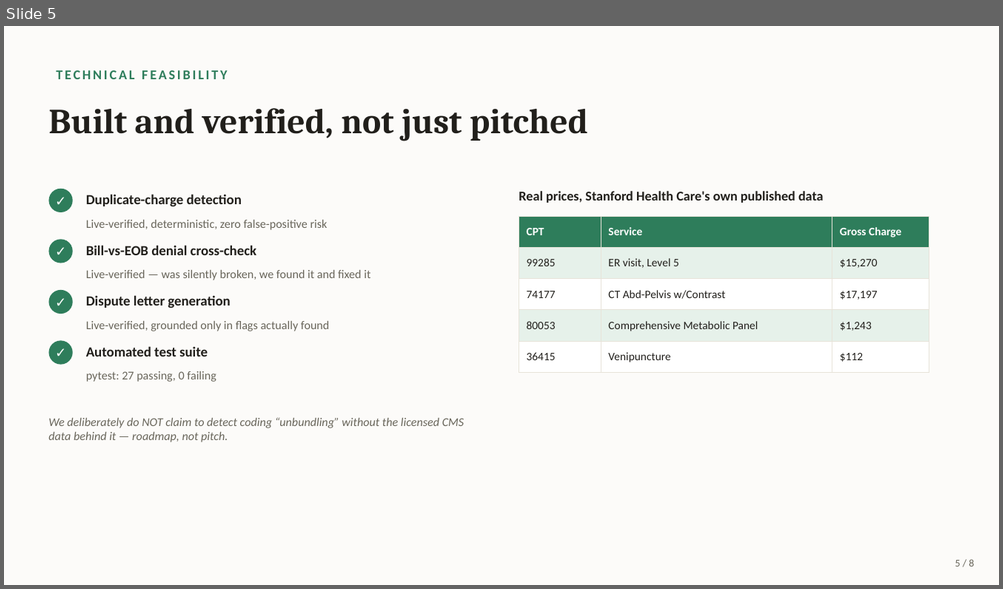
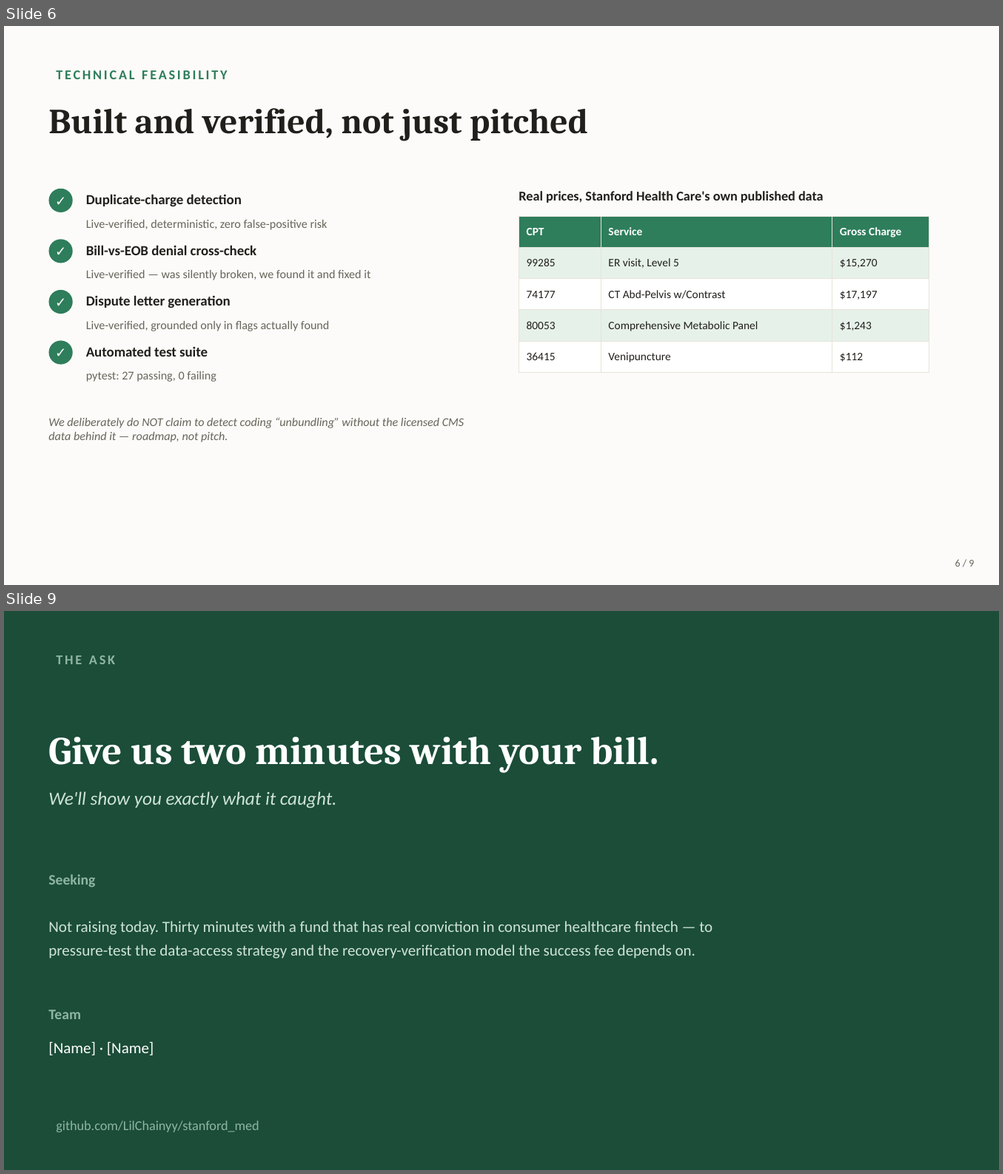
Before and after one commit to LuLu1016/clearbill-ai, a slide deck: pitch_deck/ClearBill_AI_Pitch_Deck.pptx. Shown one above the other, each under a label of ours: slide 5 before the commit, slides 6 and 9 after it; the slides between them are not shown. The pictures are 1003x589 and 1003x1174 pixels, drawn with LibreOffice and Linux fonts; fonts in the diff are those of the drawing. Boxes give left, top, right and bottom in pixels: in the first picture for what was removed or moved away, otherwise in the second. Text is boxed around its words. In the diff, an @@ line names an element or a change of style, - is before the commit and + after.

```diff
--- a/pitch_deck/ClearBill_AI_Pitch_Deck.pptx
+++ b/pitch_deck/ClearBill_AI_Pitch_Deck.pptx
@@ slide 9 added at (4,611,999,1170), background #1B4D38 @@
@@ text added at (56,655,115,664), 13 pt, text #8FB6A3, bold @@
+THE ASK
@@ text added at (48,737,658,773), 38 pt, text #FFFFFF, bold @@
+Give us two minutes with your bill.
@@ text added at (48,792,337,809), 18 pt, text #CFE3D8, italic @@
+We'll show you exactly what it caught.
@@ text added at (48,874,95,887), 14 pt, text #8FB6A3, bold @@
+Seeking
@@ text added at (48,921,712,959), 15 pt, text #CFE3D8 @@
+Not raising today. Thirty minutes with a fund that has real conviction in consumer healthcare fintech — to pressure-test the data-access strategy and the recovery-verification model the success fee depends on.
@@ text added at (48,1010,81,1019), 14 pt, text #8FB6A3, bold @@
+Team
@@ text added at (48,1042,154,1056), 15 pt, text #FFFFFF @@
+[Name] · [Name]
@@ text added at (56,1121,259,1133), 13 pt, text #8FB6A3 @@
+github.com/LilChainyy/stanford_med
@@ what was slide 5 is now slide 6 @@
@@ slide 6 changed as well @@
@@ text at (955,560,973,567): text changed @@
-5 / 8
+6 / 9
```
Also in this commit, not shown: 5 other slides changed, 2 other slides added, 2 slides removed, 2 other files.
